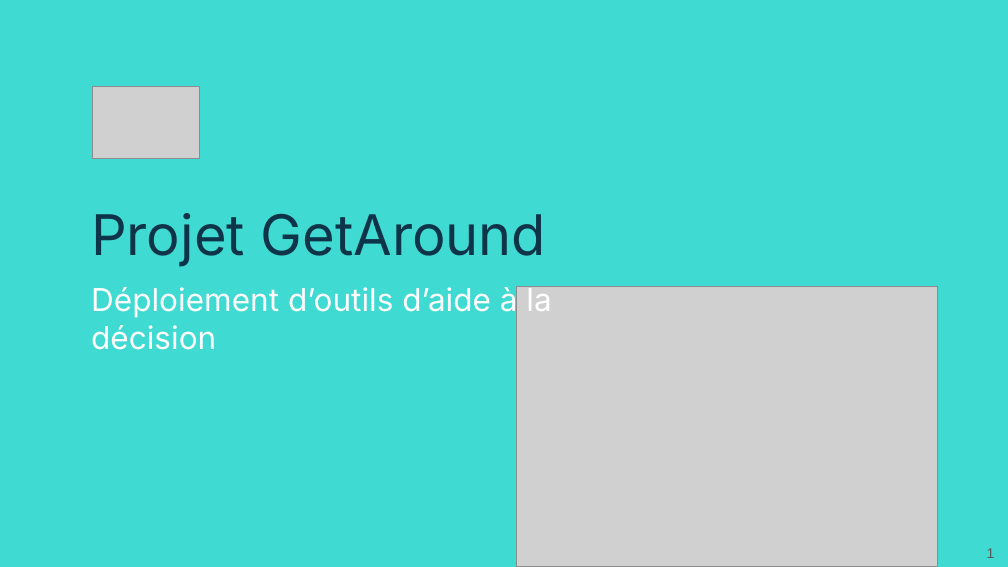
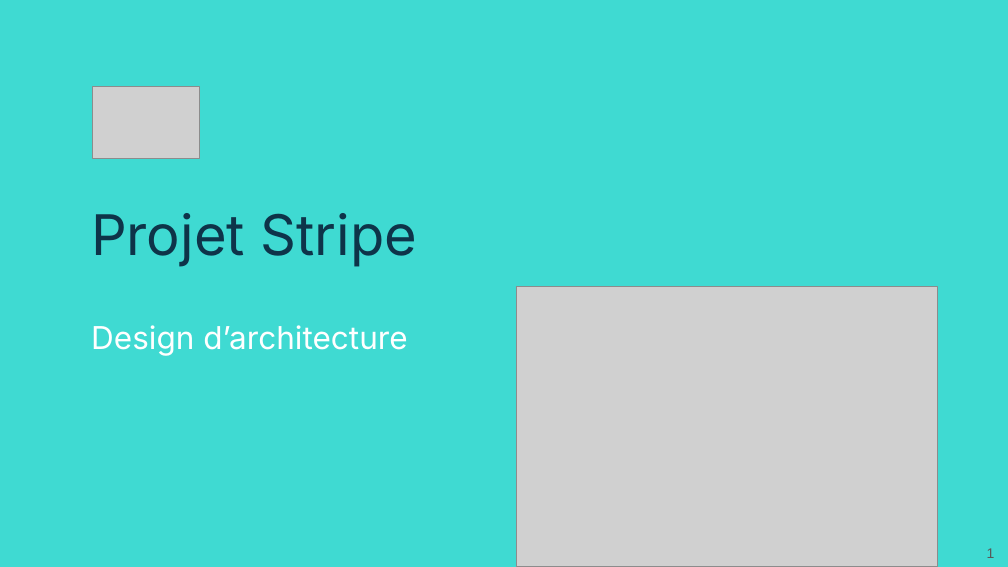
Before and after one commit to Sheikoh/Projet_Stripe, a slide deck: slide 1 of B2_Stripe.pptx. Drawn at 1008x567 pixels with LibreOffice and Linux fonts; fonts in the diff are those of the drawing; grey boxes stand for pictures. Boxes give left, top, right and bottom in pixels: in the first picture for what was removed or moved away, otherwise in the second. Text is boxed around its words. In the diff, an @@ line names an element or a change of style, - is before the commit and + after.

Commit message:
presentation

```diff
--- a/B2_Stripe.pptx
+++ b/B2_Stripe.pptx
@@ title at (x1=91, y1=213, x2=417, y2=267): text changed @@
-Projet GetAround
+Projet Stripe
@@ title at (x1=91, y1=325, x2=407, y2=356): text changed @@
-Déploiement d’outils d’aide à la décision
+Design d’architecture
```
Also in this commit, not shown: 8 slides added, 6 slides removed, 1 other file.
